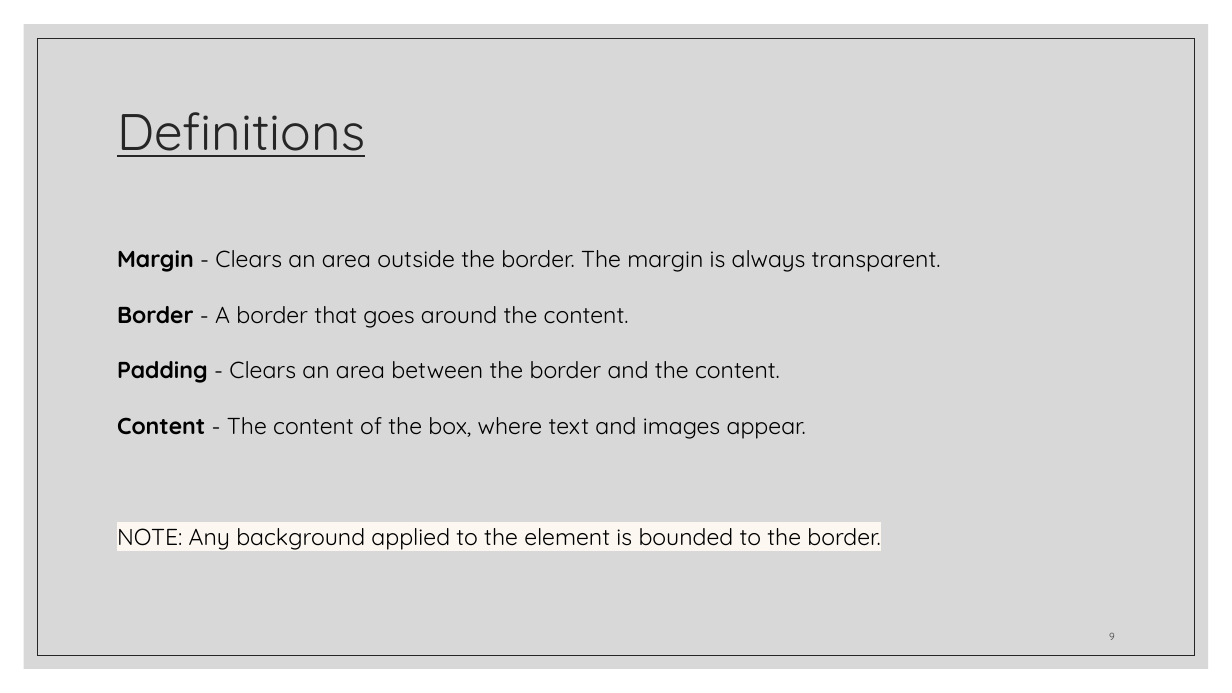
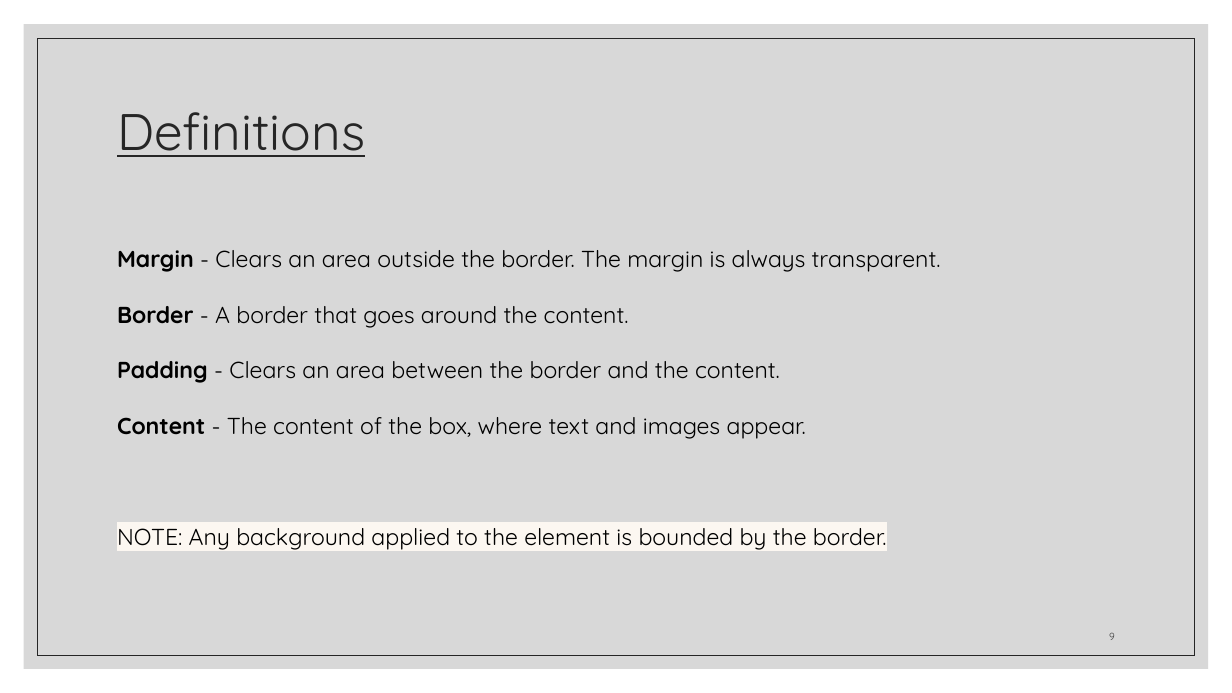
Before and after one commit to zackstotts/base-node-curriculum, a slide deck: slide 9 of unit_00/html_review/03 CSS.pptx. Drawn at 1232x693 pixels with LibreOffice and Linux fonts; fonts in the diff are those of the drawing. Boxes give left, top, right and bottom in pixels: in the first picture for what was removed or moved away, otherwise in the second. Text is boxed around its words. In the diff, an @@ line names an element or a change of style, - is before the commit and + after.

```diff
--- a/unit_00/html_review/03 CSS.pptx
+++ b/unit_00/html_review/03 CSS.pptx
@@ text at <box>117,528,886,550</box>: text changed @@
-NOTE: Any background applied to the element is bounded to the border.
+NOTE: Any background applied to the element is bounded by the border.
```
Also in this commit, not shown: 9 other slides changed, 20 slides added, 13 slides removed.
